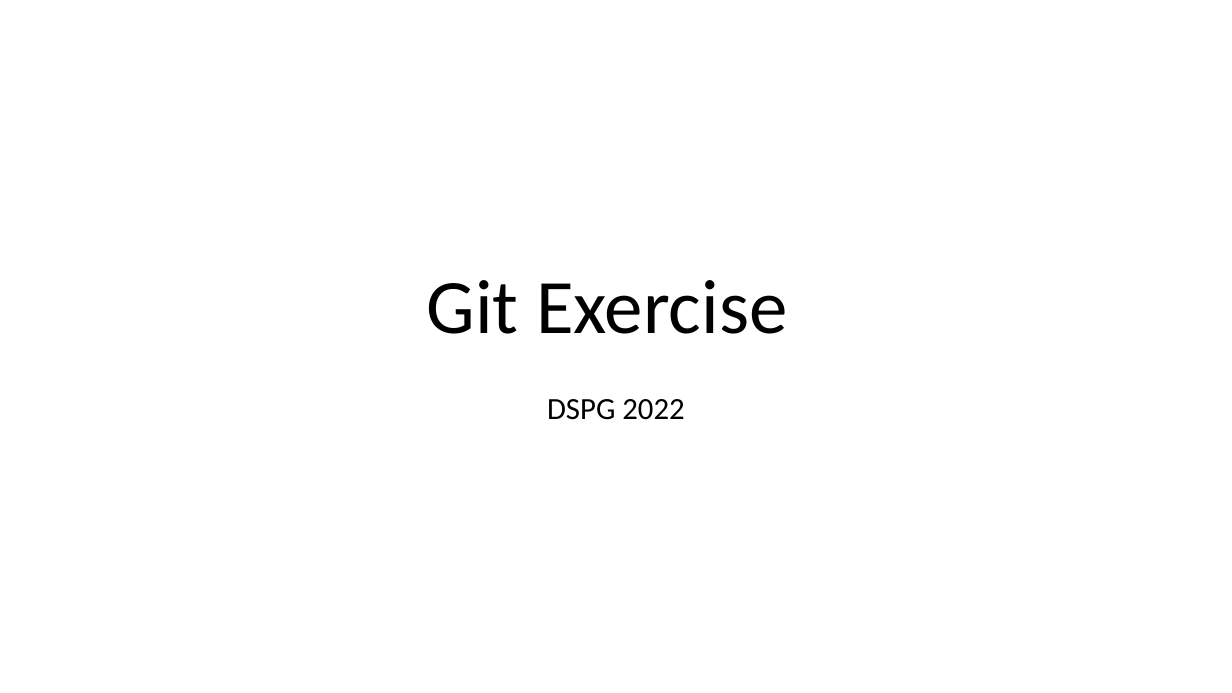
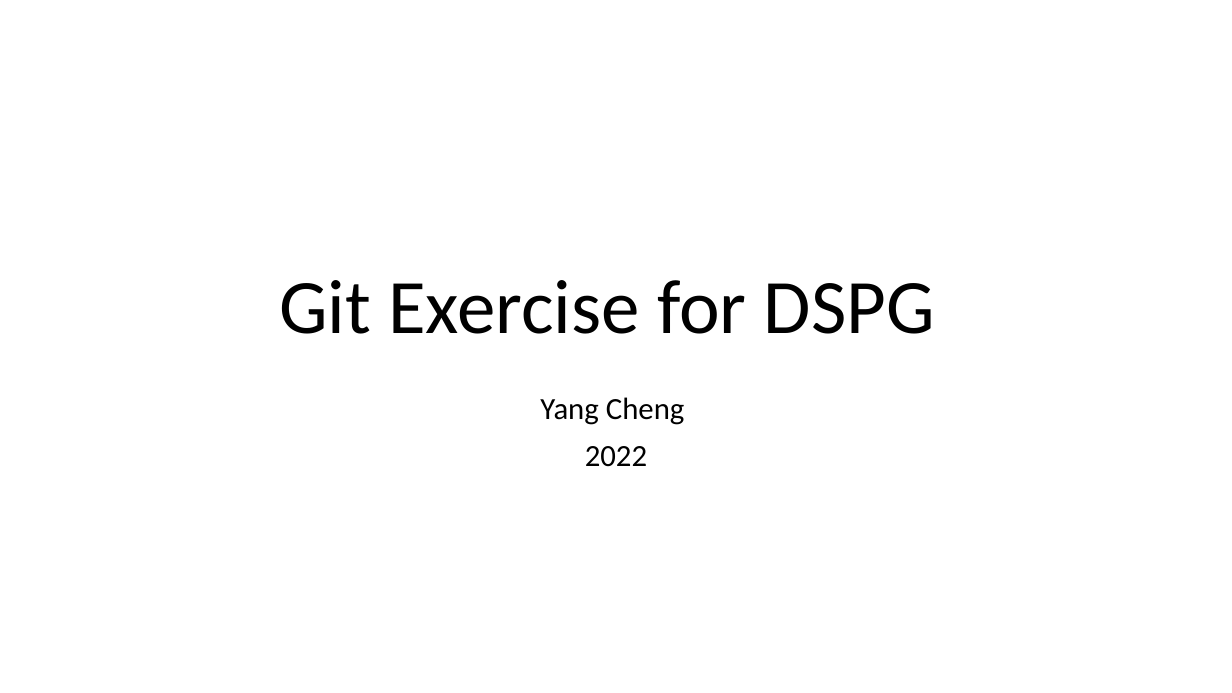
Before and after one commit to VT-Data-Science-For-The-Public-Good/Materials, a slide deck: slide 1 of DSPG- Git Exercise.pptx. Drawn at 1232x693 pixels with LibreOffice and Linux fonts; fonts in the diff are those of the drawing. Boxes give left, top, right and bottom in pixels: in the first picture for what was removed or moved away, otherwise in the second. Text is boxed around its words. In the diff, an @@ line names an element or a change of style, - is before the commit and + after.

Commit message:
Git Hands-on exercise

```diff
--- a/DSPG- Git Exercise.pptx
+++ b/DSPG- Git Exercise.pptx
@@ title at (279, 280, 935, 334): text changed @@
-Git Exercise
+Git Exercise for DSPG
@@ subtitle at (540, 397, 685, 467): text changed @@
-DSPG 2022
+Yang Cheng
+2022
```
Also in this commit, not shown: 7 other slides changed, 4 slides added.
